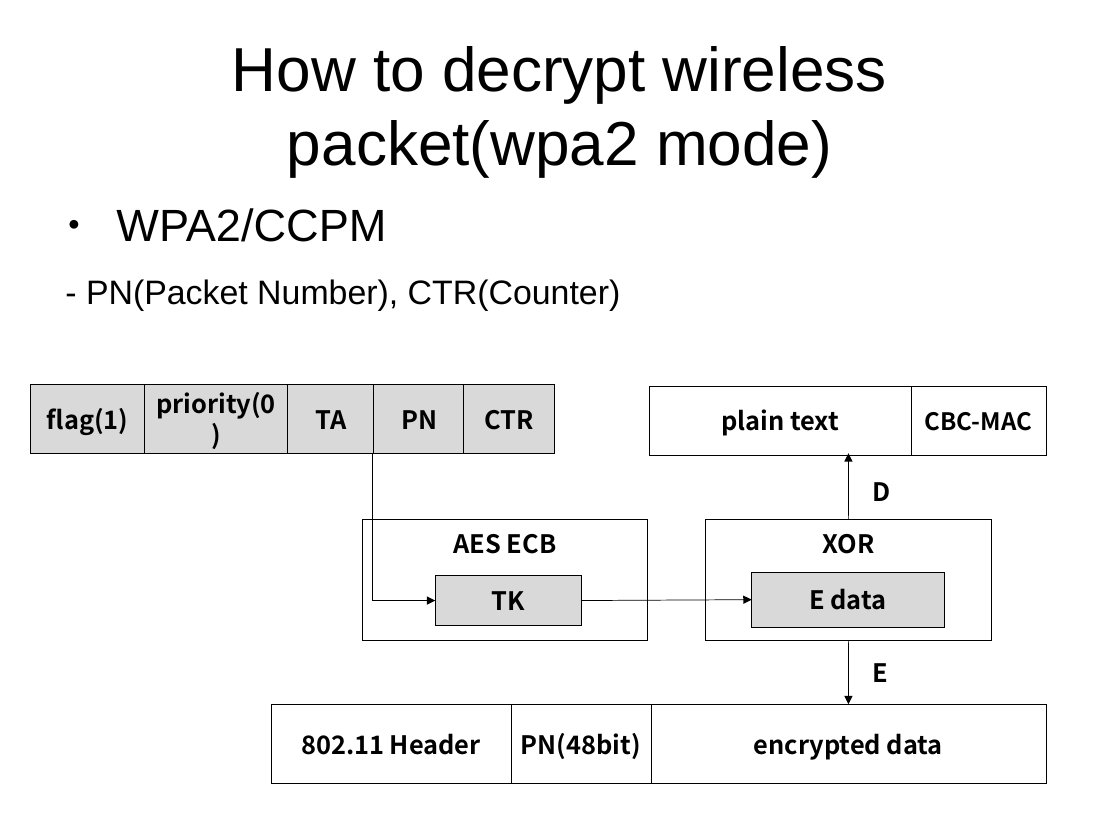
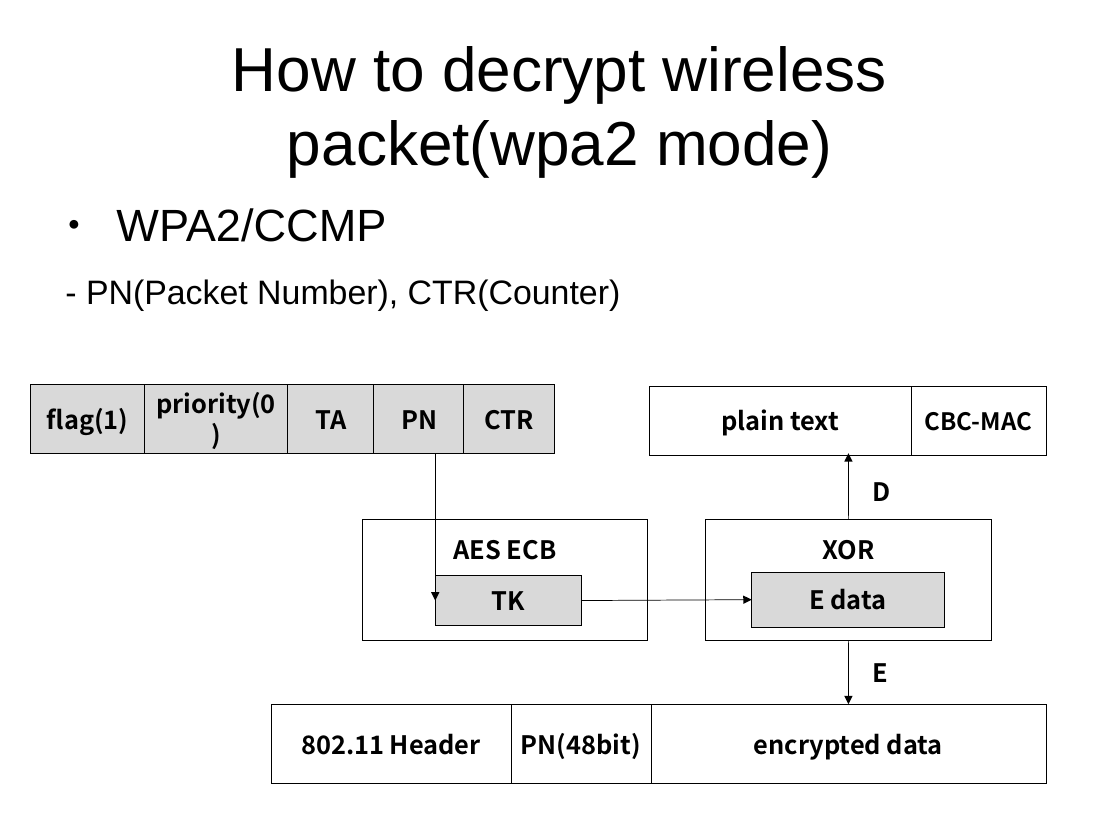
Before and after one commit to sececter/doc, a slide deck: slide 12 of poc2015_wpa_based_packet_decrypt(ko).odp. Drawn at 1120x840 pixels with LibreOffice and Linux fonts; fonts in the diff are those of the drawing. Boxes give left, top, right and bottom in pixels: in the first picture for what was removed or moved away, otherwise in the second. Text is boxed around its words. In the diff, an @@ line names an element or a change of style, - is before the commit and + after.

```diff
--- a/poc2015_wpa_based_packet_decrypt(ko).odp
+++ b/poc2015_wpa_based_packet_decrypt(ko).odp
@@ text at (116,208,386,242): text changed @@
-● WPA2/CCPM
+● WPA2/CCMP
@@ elbow arrow (331, 453) - (435, 601): route changed @@
```
Also in this commit, not shown: 14 other slides changed, 1 other file.
